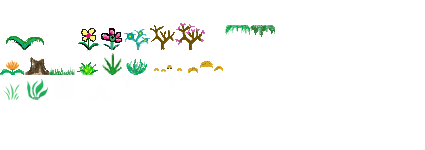
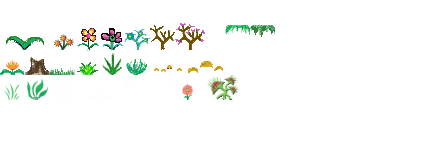
Layers edited between the first and the second 425 × 150 image:
painted on "OpiumPlantAttempt1" over [103, 30, 123, 48]
painted on "plant3" over [77, 28, 99, 50]
added layer "flower" in group "Row2" over [182, 84, 193, 100]
added layer "carnivor" above "AI_firstflower" over [207, 75, 239, 102]
added layer "AI_firstflower" above "block1 copy 3" over [54, 34, 74, 50]
